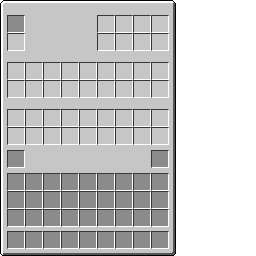
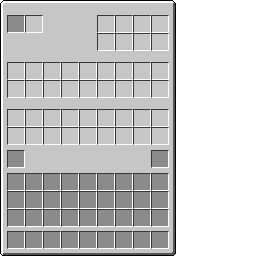
The second 256 × 256 image is a revision of the first. Changes to its layers:
painted on "Slots" over box(7, 15, 43, 51)
